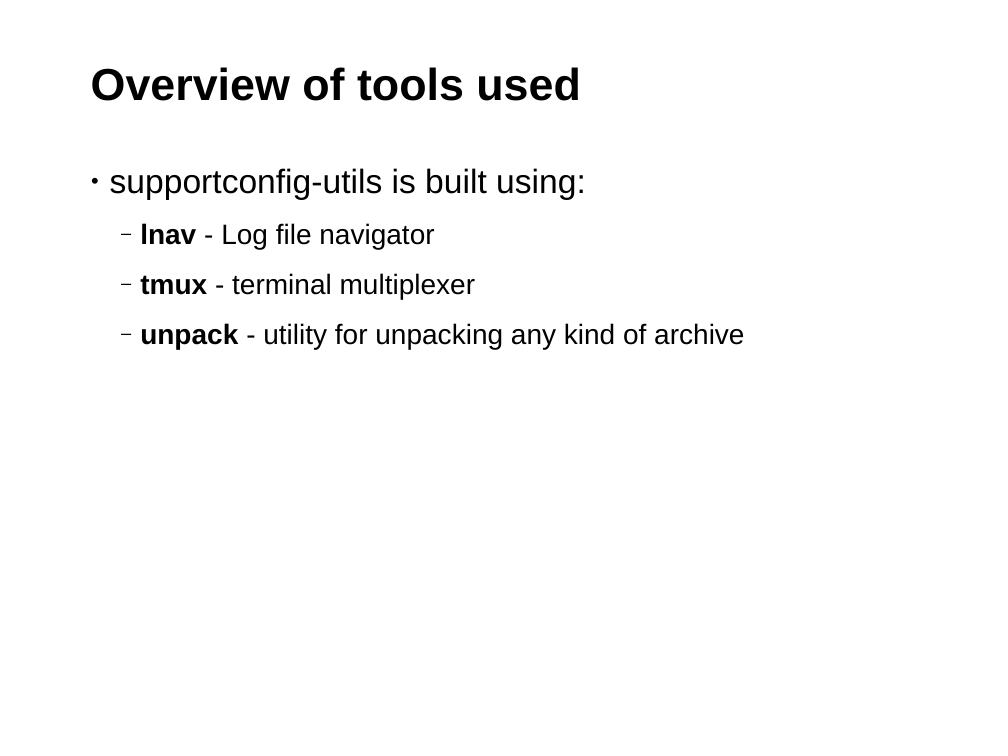
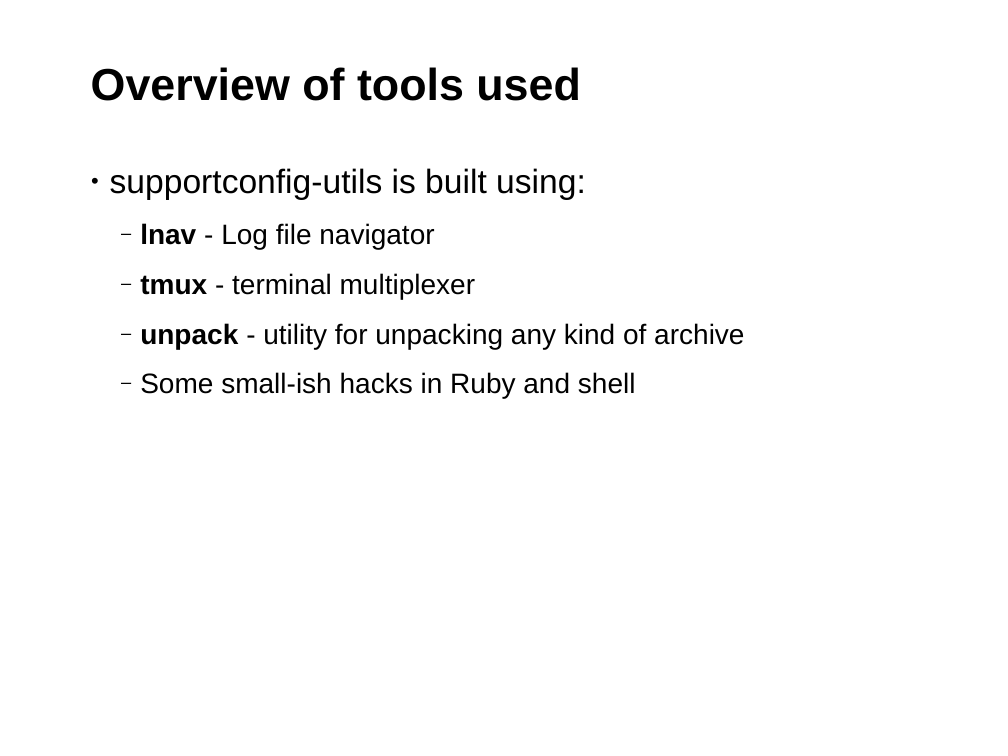
Before and after one commit to sayalilunkad/supportconfig-utils-slides, a slide deck: slide 3 of presentation.odp. Drawn at 1008x756 pixels with LibreOffice and Linux fonts; fonts in the diff are those of the drawing; background and template pictures are left out. Boxes give left, top, right and bottom in pixels: in the first picture for what was removed or moved away, otherwise in the second. Text is boxed around its words. In the diff, an @@ line names an element or a change of style, - is before the commit and + after.

```diff
--- a/presentation.odp
+++ b/presentation.odp
@@ text at (140,372,636,399): paragraph added @@
+  ‒ Some small-ish hacks in Ruby and shell
```
Also in this commit, not shown: 4 other slides changed, 2 other files.
